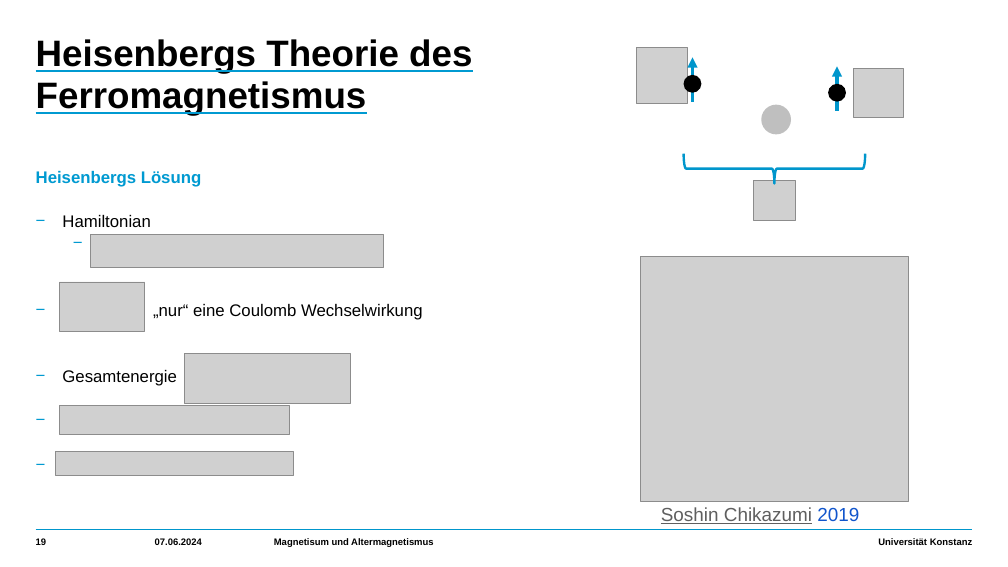
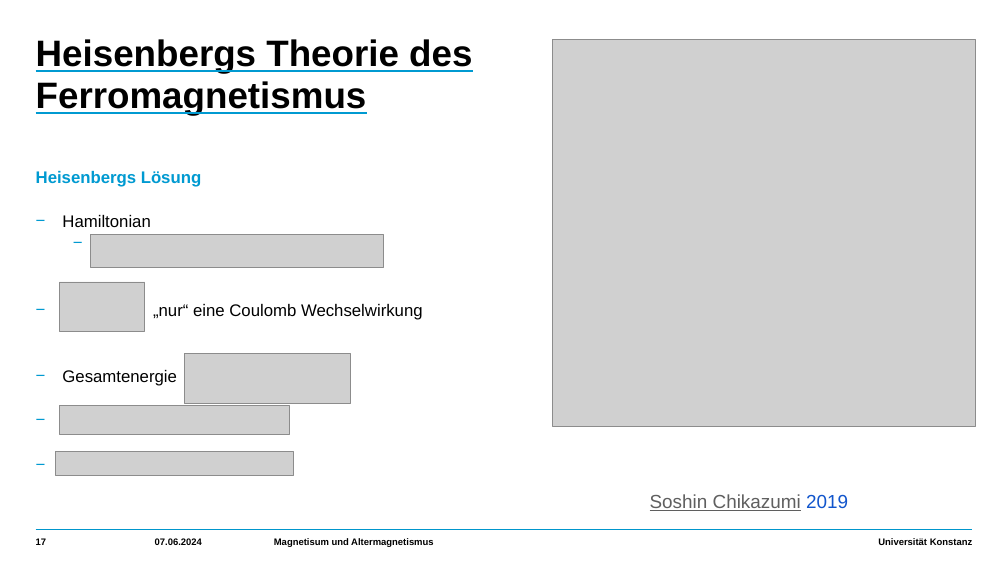
Before and after one commit to HolykingJulex/EstimateSeminar, a slide deck: slide 17 of Vortrag.pptx (slide 19 before the commit). Drawn at 1008x567 pixels with LibreOffice and Linux fonts; fonts in the diff are those of the drawing; grey boxes stand for pictures; background and template pictures are left out. Boxes give left, top, right and bottom in pixels: in the first picture for what was removed or moved away, otherwise in the second. Text is boxed around its words. In the diff, an @@ line names an element or a change of style, - is before the commit and + after.

```diff
--- a/Vortrag.pptx
+++ b/Vortrag.pptx
@@ picture: place and size @@
-picture at (640,256,908,501)
+picture at (553,39,976,426)
@@ picture removed at (637,48,687,104) @@
@@ arrow removed from (693, 101) to (693, 57) @@
@@ ellipse removed at (684,75,702,93) @@
@@ ellipse removed at (828,84,846,102) @@
@@ arrow removed from (837, 110) to (837, 67) @@
@@ picture removed at (854,69,904,117) @@
@@ ellipse removed at (761,104,791,134) @@
@@ right brace removed at (684,154,865,183) @@
@@ picture removed at (754,181,796,220) @@
@@ text "Soshin Chikazumi 2019": place and size @@
-text "Soshin Chikazumi 2019" at (661,507,859,524)
+text "Soshin Chikazumi 2019" at (650,494,848,511)
@@ page number at (36,538,47,545): text changed @@
-19
+17
```
Also in this commit, not shown: 35 other slides changed, 3 slides added, 4 slides removed, 3 other files.
